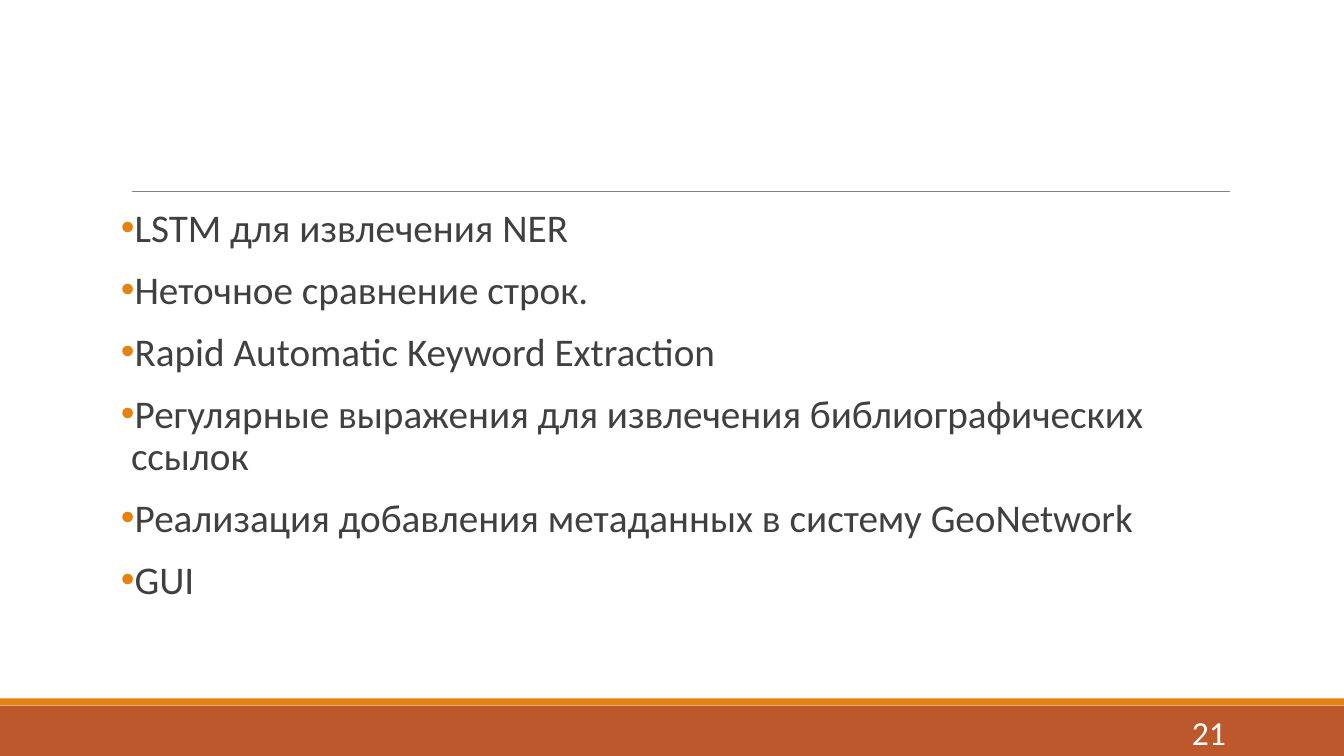
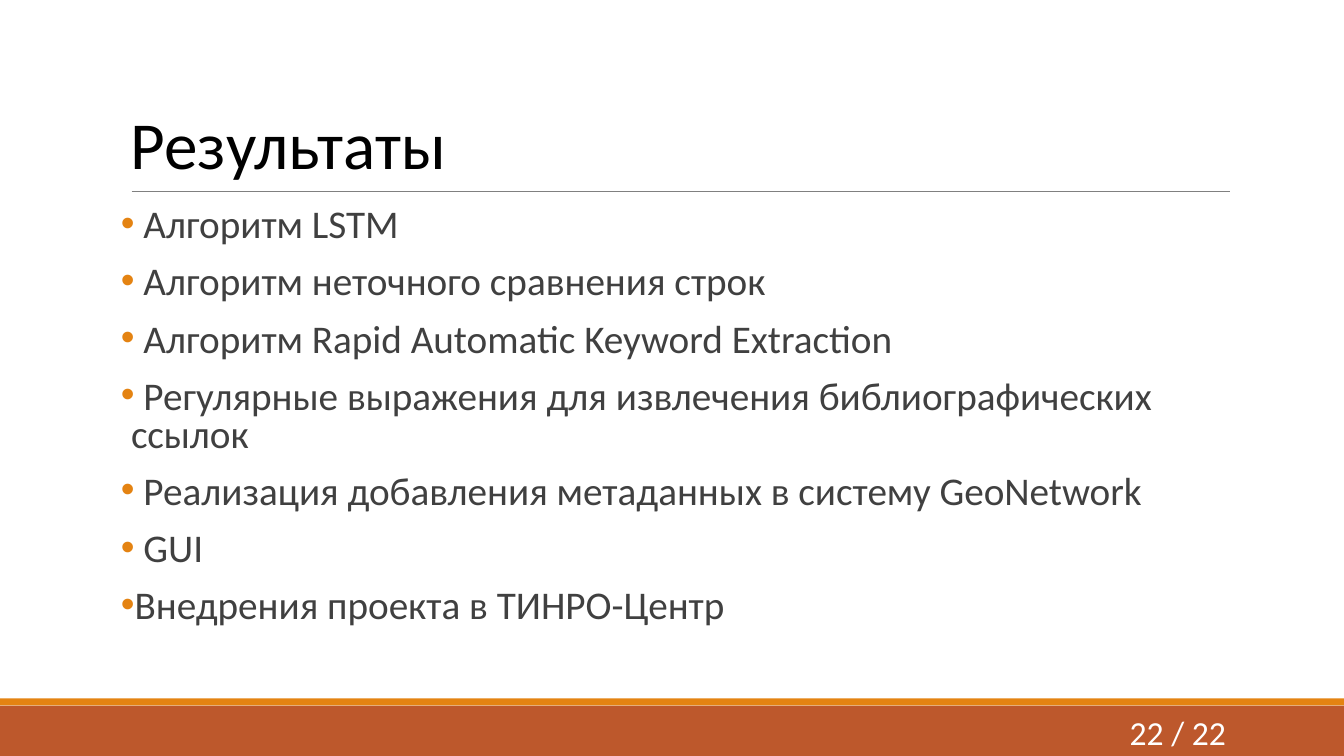
Before and after one commit to J-CITY/METADATA-EXTRACTOR, a slide deck: slide 22 of report.pptx (slide 21 before the commit). Drawn at 1344x756 pixels with LibreOffice and Linux fonts; fonts in the diff are those of the drawing. Boxes give left, top, right and bottom in pixels: in the first picture for what was removed or moved away, otherwise in the second. Text is boxed around its words. In the diff, an @@ line names an element or a change of style, - is before the commit and + after.

```diff
--- a/report.pptx
+++ b/report.pptx
@@ text added at [131,126,446,180], 48 pt, text #000000 @@
+Результаты
@@ text at [143,212,892,360]: text changed @@
-• LSTM для извлечения NER
-• Неточное сравнение строк.
-• Rapid Automatic Keyword Extraction
+• Алгоритм LSTM
+• Алгоритм неточного сравнения строк
+• Алгоритм Rapid Automatic Keyword Extraction
@@ text at [131,383,1152,563]: line spacing 0.9 to 0.8 @@
@@ text at [135,593,725,626]: paragraph added @@
+• Внедрения проекта в ТИНРО-Центр
@@ page number at [1130,723,1226,745]: text changed @@
-21
+22 / 22
```
Also in this commit, not shown: 9 other slides changed, 2 slides added, 1 slide removed.
